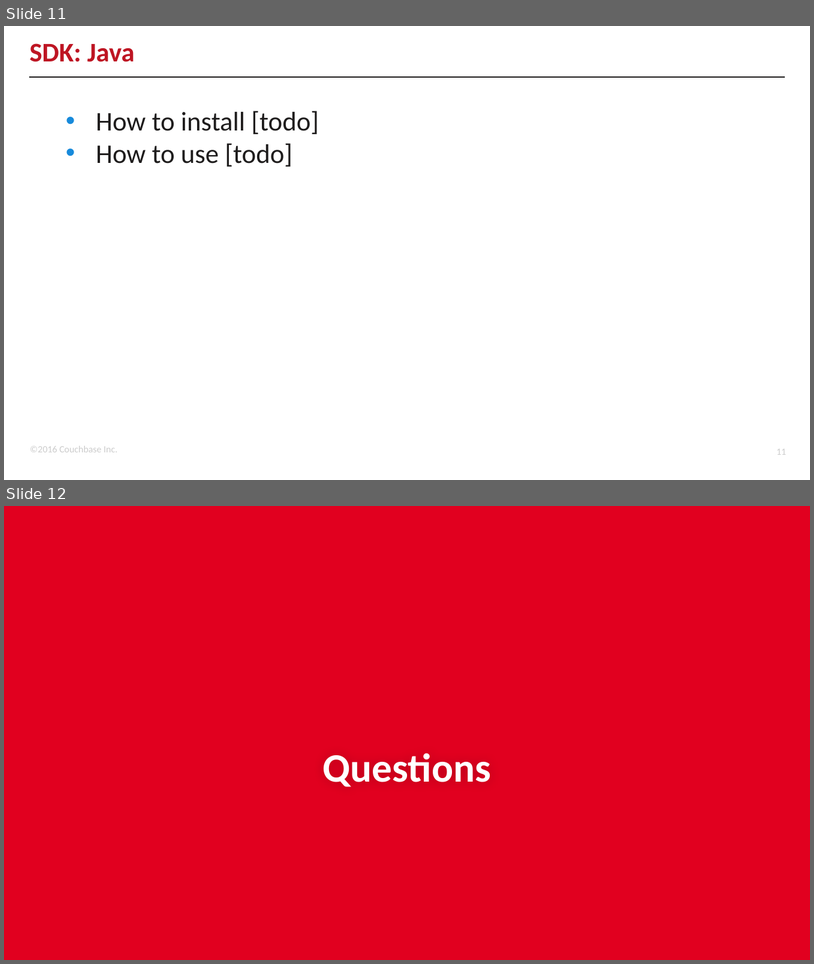
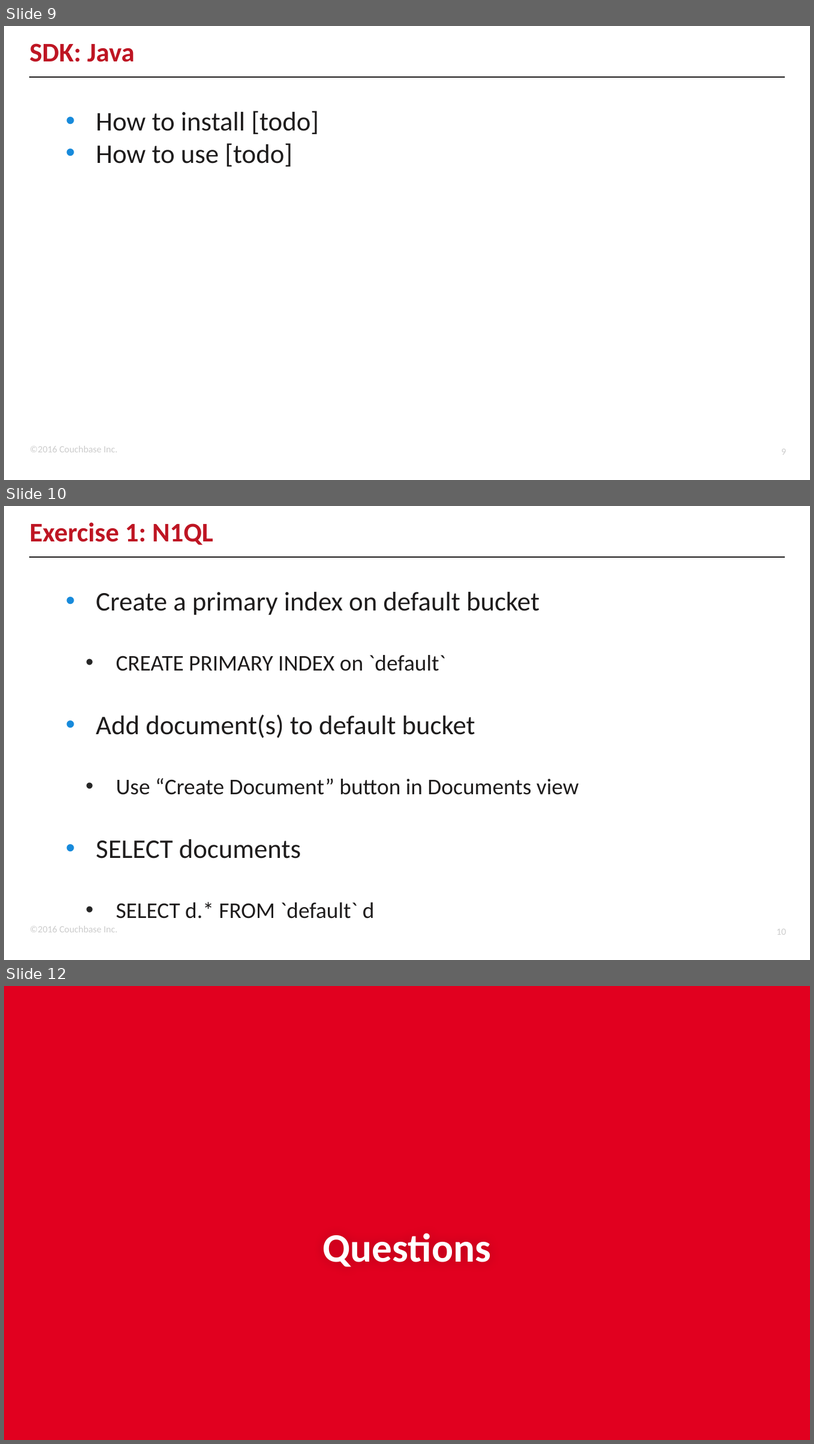
Before and after one commit to subalakr/workshop, a slide deck: connect2016/developer/02/02.pptx. Shown one above the other, each under a label of ours: slides 11 and 12 before the commit, slides 9, 10 and 12 after it; the slides between them are not shown. The pictures are 814x964 and 814x1444 pixels, drawn with LibreOffice and Linux fonts; fonts in the diff are those of the drawing; background and template pictures are left out. Boxes give left, top, right and bottom in pixels: in the first picture for what was removed or moved away, otherwise in the second. Text is boxed around its words. In the diff, an @@ line names an element or a change of style, - is before the commit and + after.

```diff
--- a/connect2016/developer/02/02.pptx
+++ b/connect2016/developer/02/02.pptx
@@ slide 10 added at (4, 506, 810, 960), background #FFFFFF; not listed: 3 template elements that a slide beside it also shows @@
@@ title added at (30, 522, 213, 545), 24 pt, text #BE1523, bold @@
+Exercise 1: N1QL
@@ text added at (96, 592, 579, 918), 20 pt, text #1E1C1C @@
+• Create a primary index on default bucket
+  • CREATE PRIMARY INDEX on `default`
+• Add document(s) to default bucket
+  • Use “Create Document” button in Documents view
+• SELECT documents
+  • SELECT d.* FROM `default` d
@@ what was slide 11 is now slide 9 @@
@@ page number at (782, 448, 786, 454): text changed @@
-11
+9
```
Also in this commit, not shown: 5 slides changed, 2 other slides added, 3 slides removed.
